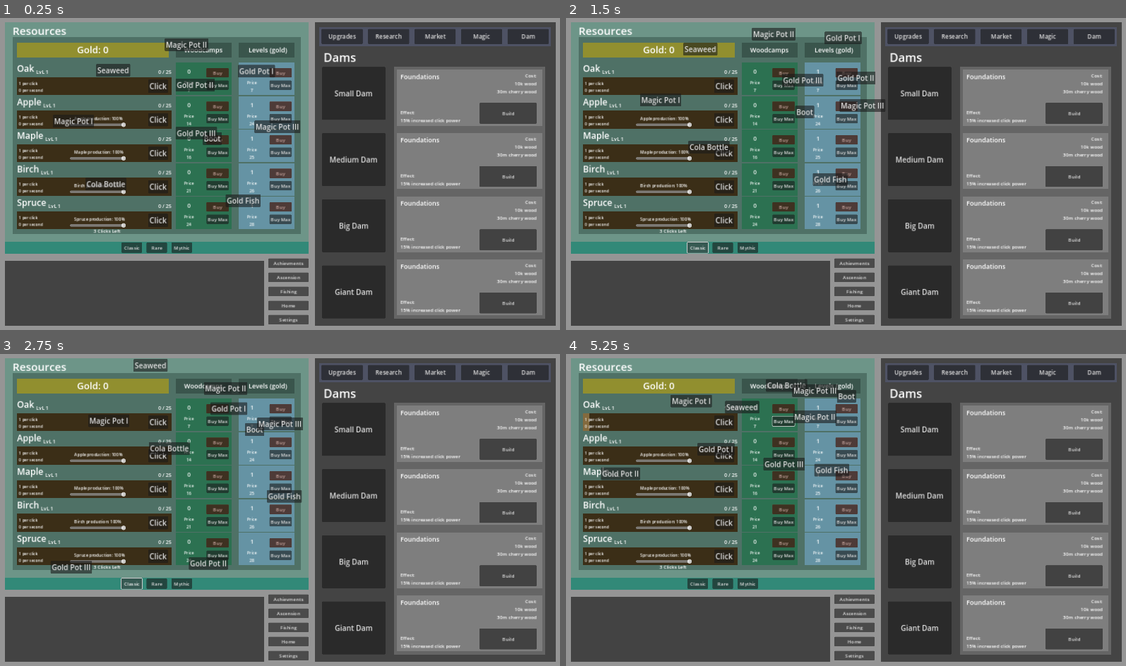
Above: before the commit, frames 1-4 (two rows, left to right).
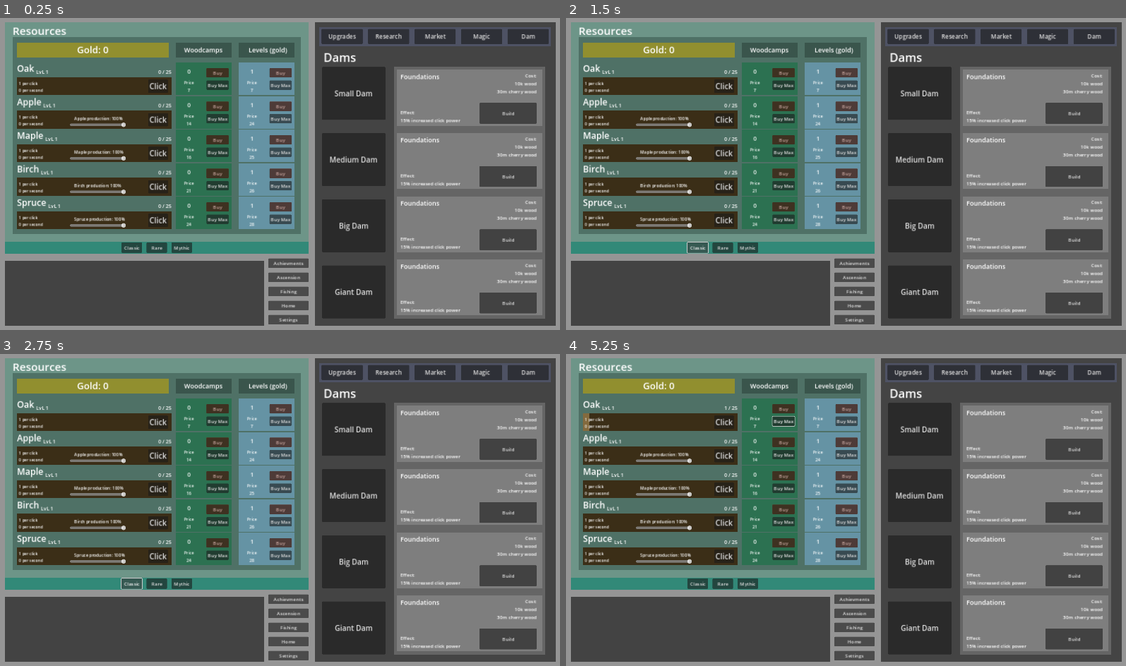
Above: after the commit, the same moments.

Repository: mdbernhards/BeaverIncremental
Game: Godot game, scene res://Scenes/game.tscn
Same seed, same stepped clock (60 frames per second), same inputs: the game is played once before the commit and once after it.
Inputs:
- Up to frame 1 (0.25 s): no input
- Up to frame 2 (1.5 s): click "Build" at 0.5 s; click "Classic" at 1.25 s
- Up to frame 3 (2.75 s): click "Classic" at 2 s
- Up to frame 4 (5.25 s): click "Click" at 2.75 s; click "Buy" at 3.5 s; click "Buy Max" at 4.25 s; click "Buy" at 5 s

The runs differ from the first frame. In frame 1, 2.2% of the frame differs, in the area x 9-54%, y 6-70%; in frame 2, 2.5%, in the area x 13-57%, y 3-70%; in frame 3, 2.3%; in frame 4, 2.5%.

Commit message:
Fishing Improvements
Fixed fish going out of screen
Added fish spawning and catching
For fish catching added a growing/falling bar that you need to stop at the right time

Diff:
--- a/Scenes/GameMainScreenScenes/FishingScenes/FishButton.gd
+++ b/Scenes/GameMainScreenScenes/FishingScenes/FishButton.gd
@@ -1,4 +1,6 @@
 extends Button
+
+signal FishHooked(FishType)
 
 var Up = true
 var Right = true
@@ -35,17 +37,18 @@
 	else:
 		position.x -= HorizontalSpeed * delta * 144 * Fish.Speed
 
-	if position.x > 940 and Right: # Need to account for size
+	if position.x > (1030 - size.x) and Right: # Need to account for size
 		Right = false
-	elif position.x < 25 and !Right:
+	elif position.x < 0 and !Right:
 		Right = true
 
-	if position.y < 25 and Up:
+	if position.y < 0 and Up:
 		Up = false
-	elif position.y > 760 and !Up:  # Need to account for size
+	elif position.y > (785 - size.y) and !Up: # Need to account for size
 		Up = true
 
 func _on_button_down() -> void:
+	emit_signal("FishHooked", Fish.Type)
 	queue_free()
 
 func _on_change_direction_timer_timeout() -> void:
--- a/Scenes/GameMainScreenScenes/FishingScenes/fish_button.tscn
+++ b/Scenes/GameMainScreenScenes/FishingScenes/fish_button.tscn
@@ -2,7 +2,7 @@
 
 [ext_resource type="Script" path="res://Scenes/GameMainScreenScenes/FishingScenes/FishButton.gd" id="1_ipjx1"]
 
-[node name="FishButton" type="Button"]
+[node name="FishButton" type="Button" groups=["FishObject"]]
 offset_left = 678.0
 offset_top = 416.0
 offset_right = 734.0
--- a/Scenes/GameMainScreenScenes/FishingScenes/fishing_game.gd
+++ b/Scenes/GameMainScreenScenes/FishingScenes/fishing_game.gd
@@ -1,6 +1,8 @@
 extends ColorRect
 
-var fishing = false
+var FishingStarted = false
+
+var RNG = RandomNumberGenerator.new()
 
 # Game Values
 var BaitUsed = "No"
@@ -10,15 +12,39 @@
 var LongerTimeFishMultiplier
 var BaitMultiplier
 
+var SpawnTimer
+var FishBounceBar
+
+var IsBouncing = false
+var BarUp = true
+var BounceTime := 0.0
+var BouncingFishType
+
+var FishObjectScene = preload("res://Scenes/GameMainScreenScenes/FishingScenes/fish_button.tscn")
+
 func _ready() -> void:
-	pass
+	addSignalToAllTestingFish()
 
 func _process(delta: float) -> void:
-	pass
+	SetNodePaths()
+
+	if IsBouncing:
+		RunBounceProgressBar(delta)
+
+func RunBounceProgressBar(delta):
+	if BarUp:
+		BounceTime += delta * 75
+	else:
+		BounceTime -= delta * 75
+
+	if BounceTime >= 100 or BounceTime <= 0:
+		BarUp = !BarUp
+
+	FishBounceBar.value = BounceTime
 
 func startFishing():
 	updateFishingValues()
-	fishing = true
+	StartSpawningFish()
 
 func updateFishingValues():
 	FishingWoodMultiplier = Values.ResourceValues["Fish"]["FishingWoodMultip"]
@@ -28,4 +54,50 @@
 	BaitMultiplier = Values.ResourceValues["Fish"]["BaitMultip"]
 
 func _on_fish_button_button_down() -> void:
-	startFishing()
+	if IsBouncing:
+		checkIfFishCaught()
+	else:
+		startFishing()
+
+func checkIfFishCaught():
+	if FishBounceBar.value >= 60 and FishBounceBar.value <= 80:
+		SaveData.CaughtFish[BouncingFishType] += 1
+
+	IsBouncing = false
+
+func SetNodePaths():
+	SpawnTimer = $FishingGameLogicNode/SpawnTimer
+	FishBounceBar = $FishingGameLogicNode/FishBounceBar
+
+func StartSpawningFish():
+	FishingStarted = true
+	SpawnTimer.wait_time = RNG.randf_range(2, 7)
+	SpawnTimer.start()
+
+func StopSpawningFish():
+	FishingStarted = false
+	SpawnTimer.stop()
+
+func _on_spawn_timer_timeout() -> void:
+	spawnFish()
+	SpawnTimer.start()
+
+func spawnFish():
+	var fishType = Fishing.FishEnum.Boot
+
+	var tempFish = FishObjectScene.instantiate()
+	tempFish.FishType = fishType
+	tempFish.FishHooked.connect(startFishCatchPhase)
+	$FishingGameLogicNode.add_child(tempFish)
+
+func startFishCatchPhase(fishType):
+	IsBouncing = true
+	BouncingFishType = fishType
+
+func addSignalToAllTestingFish():
+	for fish in get_tree().get_nodes_in_group("FishObject"):
+		fish.FishHooked.connect(startFishCatchPhase)
+
+func deleteAllFish():
+	for fish in $FishingGameLogicNode.get_children():
+		fish.queue_free()
--- a/Scenes/GameMainScreenScenes/FishingScenes/fishing_game.tscn
+++ b/Scenes/GameMainScreenScenes/FishingScenes/fishing_game.tscn
@@ -8,12 +8,24 @@
 color = Color(0.278431, 0.356863, 0.403922, 1)
 script = ExtResource("1_rdjpf")
 
-[node name="FishingGameLogicNode" type="Node" parent="."]
+[node name="FishingGameLogicNode" type="Control" parent="."]
+layout_mode = 1
+anchors_preset = 15
+anchor_right = 1.0
+anchor_bottom = 1.0
+grow_horizontal = 2
+grow_vertical = 2
 
 [node name="FishButton" parent="FishingGameLogicNode" instance=ExtResource("2_p5n1t")]
+layout_mode = 0
+offset_left = 0.0
+offset_top = 0.0
+offset_right = 56.0
+offset_bottom = 43.0
 FishType = 0
 
 [node name="FishButton2" parent="FishingGameLogicNode" instance=ExtResource("2_p5n1t")]
+layout_mode = 0
 offset_left = 320.0
 offset_top = 180.0
 offset_right = 376.0
@@ -21,6 +33,7 @@
 FishType = 1
 
 [node name="FishButton3" parent="FishingGameLogicNode" instance=ExtResource("2_p5n1t")]
+layout_mode = 0
 offset_left = 272.0
 offset_top = 578.0
 offset_right = 328.0
@@ -28,6 +41,7 @@
 FishType = 2
 
 [node name="FishButton4" parent="FishingGameLogicNode" instance=ExtResource("2_p5n1t")]
+layout_mode = 0
 offset_left = 780.0
 offset_top = 205.0
 offset_right = 836.0
@@ -35,6 +49,7 @@
 FishType = 4
 
 [node name="FishButton5" parent="FishingGameLogicNode" instance=ExtResource("2_p5n1t")]
+layout_mode = 0
 offset_left = 532.0
 offset_top = 288.0
 offset_right = 588.0
@@ -42,6 +57,7 @@
 FishType = 5
 
 [node name="FishButton6" parent="FishingGameLogicNode" instance=ExtResource("2_p5n1t")]
+layout_mode = 0
 offset_left = 496.0
 offset_top = 488.0
 offset_right = 552.0
@@ -49,6 +65,7 @@
 FishType = 6
 
 [node name="FishButton7" parent="FishingGameLogicNode" instance=ExtResource("2_p5n1t")]
+layout_mode = 0
 offset_left = 760.0
 offset_top = 623.0
 offset_right = 816.0
@@ -56,6 +73,7 @@
 FishType = 7
 
 [node name="FishButton8" parent="FishingGameLogicNode" instance=ExtResource("2_p5n1t")]
+layout_mode = 0
 offset_left = 173.0
 offset_top = 353.0
 offset_right = 229.0
@@ -63,6 +81,7 @@
 FishType = 8
 
 [node name="FishButton9" parent="FishingGameLogicNode" instance=ExtResource("2_p5n1t")]
+layout_mode = 0
 offset_left = 553.0
 offset_top = 93.0
 offset_right = 609.0
@@ -70,6 +89,7 @@
 FishType = 9
 
 [node name="FishButton10" parent="FishingGameLogicNode" instance=ExtResource("2_p5n1t")]
+layout_mode = 0
 offset_left = 858.0
 offset_top = 372.0
 offset_right = 914.0
@@ -77,11 +97,24 @@
 FishType = 10
 
 [node name="Label" type="Label" parent="FishingGameLogicNode"]
+layout_mode = 0
 offset_left = 325.0
 offset_top = 721.0
 offset_right = 417.0
 offset_bottom = 744.0
 text = "3 Clicks Left"
+
+[node name="SpawnTimer" type="Timer" parent="FishingGameLogicNode"]
+one_shot = true
+
+[node name="FishBounceBar" type="ProgressBar" parent="FishingGameLogicNode"]
+layout_mode = 0
+offset_left = 904.0
+offset_top = 27.0
+offset_right = 995.0
+offset_bottom = 696.0
+step = 1.0
+fill_mode = 3
 
 [node name="MC" type="MarginContainer" parent="."]
 layout_mode = 1
@@ -90,6 +123,7 @@
 anchor_bottom = 1.0
 grow_horizontal = 2
 grow_vertical = 2
+mouse_filter = 2
 theme_override_constants/margin_left = 15
 theme_override_constants/margin_top = 15
 theme_override_constants/margin_right = 15
@@ -97,11 +131,13 @@
 
 [node name="VBox" type="VBoxContainer" parent="MC"]
 layout_mode = 2
+mouse_filter = 2
 theme_override_constants/separation = 0
 alignment = 2
 
 [node name="HBox" type="HBoxContainer" parent="MC/VBox"]
 layout_mode = 2
+mouse_filter = 2
 theme_override_constants/separation = 12
 alignment = 1
 
@@ -136,4 +172,5 @@
 theme_override_font_sizes/font_size = 18
 text = "10x"
 
+[connection signal="timeout" from="FishingGameLogicNode/SpawnTimer" to="." method="_on_spawn_timer_timeout"]
 [connection signal="button_down" from="MC/VBox/HBox/MC/FishButton" to="." method="_on_fish_button_button_down"]
--- a/singletons/SaveData.gd
+++ b/singletons/SaveData.gd
@@ -1191,6 +1191,58 @@
 	"AchievementCount" : countAchivements(),
 }
 
+var CaughtFish = {
+	Fishing.FishEnum.Boot : 0,
+	Fishing.FishEnum.Seaweed : 0,
+	Fishing.FishEnum.ColaBottle : 0,
+	Fishing.FishEnum.Catfish : 0,
+	Fishing.FishEnum.GoldPotI : 0,
+	Fishing.FishEnum.GoldPotII : 0,
+	Fishing.FishEnum.GoldPotIII : 0,
+	Fishing.FishEnum.GoldFish : 0,
+	Fishing.FishEnum.MagicPotI : 0,
+	Fishing.FishEnum.MagicPotII : 0,
+	Fishing.FishEnum.MagicPotIII : 0,
+	Fishing.FishEnum.MagicFish : 0,
+	Fishing.FishEnum.SpeedFish : 0,
+	Fishing.FishEnum.StorageBox : 0,
+	Fishing.FishEnum.ResearchFish : 0,
+	Fishing.FishEnum.WoodFish : 0,
+	Fishing.FishEnum.DamFish : 0,
+	Fishing.FishEnum.LuckyFish : 0,
+	Fishing.FishEnum.CrateFish : 0,
+	Fishing.FishEnum.BotFish : 0,
+	Fishing.FishEnum.IceFish : 0,
+	Fishing.FishEnum.BaitFish : 0,
+	Fishing.FishEnum.ElectricEal : 0,
+	Fishing.FishEnum.ElectricJellyfish : 0,
+	Fishing.FishEnum.ElectricSponge : 0,
+	Fishing.FishEnum.ConstructionShark : 0,
+	Fishing.FishEnum.SalmonLumberJack : 0,
+	Fishing.FishEnum.AscentionFish : 0,
+	Fishing.FishEnum.DescentionFish : 0,
+	Fishing.FishEnum.BigFish : 0,
+	Fishing.FishEnum.Clownfish : 0,
+	Fishing.FishEnum.Stick : 0,
+	Fishing.FishEnum.OakCrate : 0,
+	Fishing.FishEnum.AppleCrate : 0,
+	Fishing.FishEnum.MapleCrate : 0,
+	Fishing.FishEnum.BirchCrate : 0,
+	Fishing.FishEnum.SpruceCrate : 0,
+	Fishing.FishEnum.ChestnutCrate : 0,
+	Fishing.FishEnum.CherryCrate : 0,
+	Fishing.FishEnum.AshCrate : 0,
+	Fishing.FishEnum.CedarCrate : 0,
+	Fishing.FishEnum.MahoganyCrate : 0,
+	Fishing.FishEnum.EbonyCrate : 0,
+	Fishing.FishEnum.DogwoodCrate : 0,
+	Fishing.FishEnum.RosewoodCrate : 0,
+	Fishing.FishEnum.GhostGumCrate : 0,
+	Fishing.FishEnum.DragonwoodCrate : 0,
+	Fishing.FishEnum.BlueWhale : 0,
+	Fishing.FishEnum.MultiplyingFish : 0,
+}
+
 func countAchivements():
 	var achievementCount = 0
 
